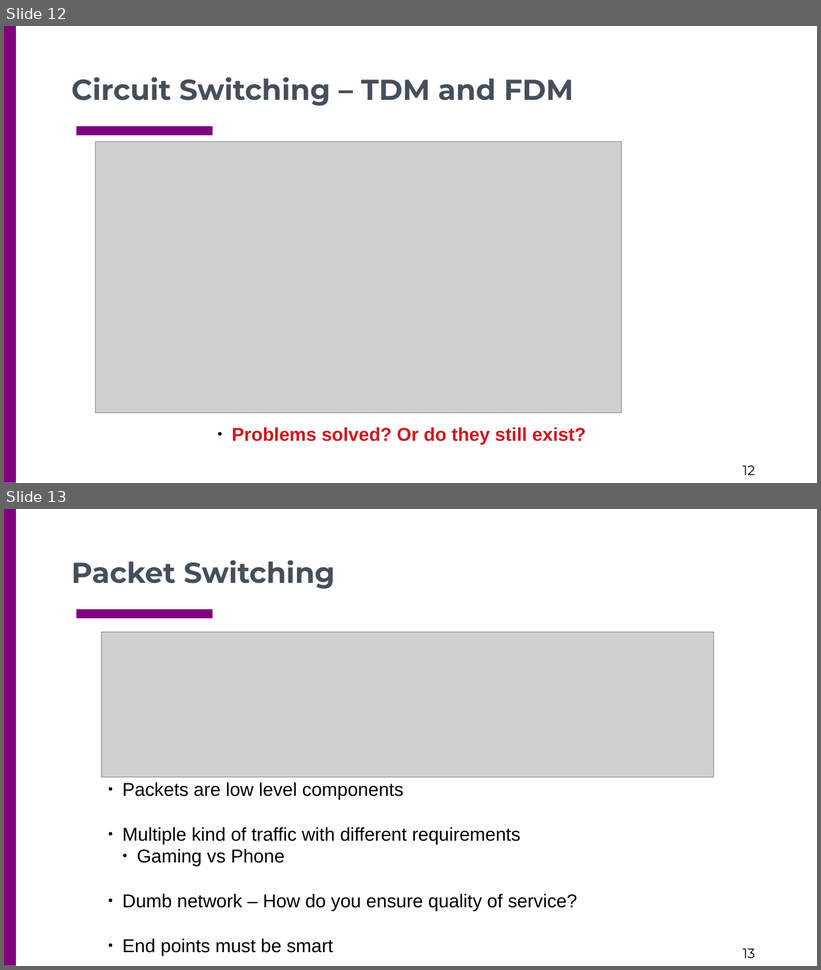
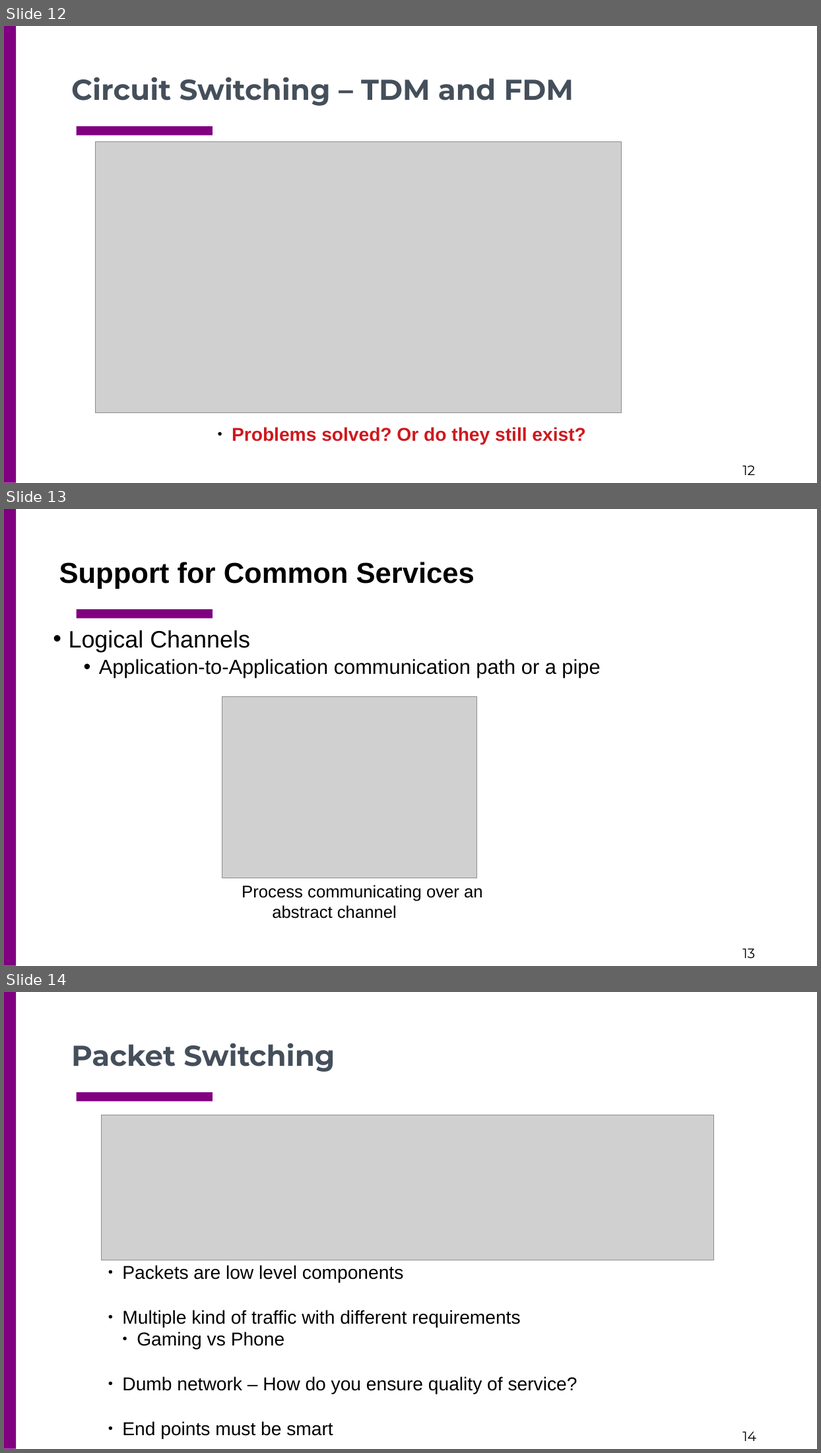
Before and after one commit to tntech-ngin/S24-CSC4780, a slide deck: docs/lectures_source/class_slides-2.pptx. Shown one above the other, each under a label of ours: slides 12 and 13 before the commit, slides 12, 13 and 14 after it. The pictures are 821x970 and 821x1453 pixels, drawn with LibreOffice and Linux fonts; fonts in the diff are those of the drawing; grey boxes stand for pictures. Boxes give left, top, right and bottom in pixels: in the first picture for what was removed or moved away, otherwise in the second. Text is boxed around its words. In the diff, an @@ line names an element or a change of style, - is before the commit and + after.

```diff
--- a/docs/lectures_source/class_slides-2.pptx
+++ b/docs/lectures_source/class_slides-2.pptx
@@ slide 13 added at bbox=[4, 509, 817, 966], background #FFFFFF; not listed: 3 template elements that a slide beside it also shows @@
@@ title added at bbox=[59, 562, 475, 589], 34 pt, text #000000, bold @@
+Support for Common Services
@@ text added at bbox=[69, 630, 600, 678], 24 pt, text #000000 @@
+• Logical Channels
+  • Application-to-Application communication path or a pipe
@@ picture added at bbox=[222, 697, 477, 878] @@
@@ text added at bbox=[242, 885, 483, 919], 20 pt, text #000000 @@
+Process communicating over an abstract channel
@@ what was slide 13 is now slide 14 @@
@@ page number at bbox=[743, 1432, 756, 1441]: text changed @@
-13
+14
```
Also in this commit, not shown: 6 other slides added.
